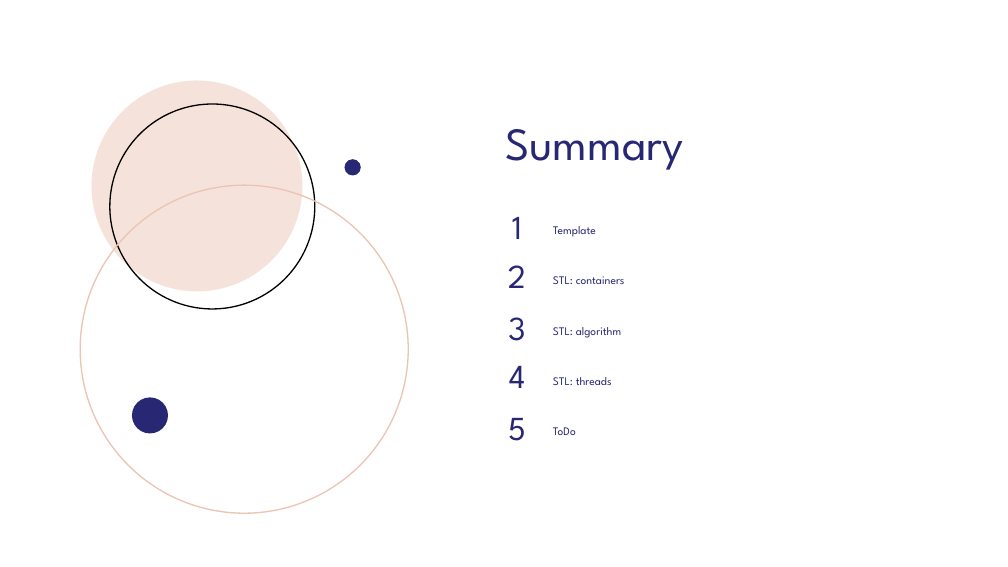
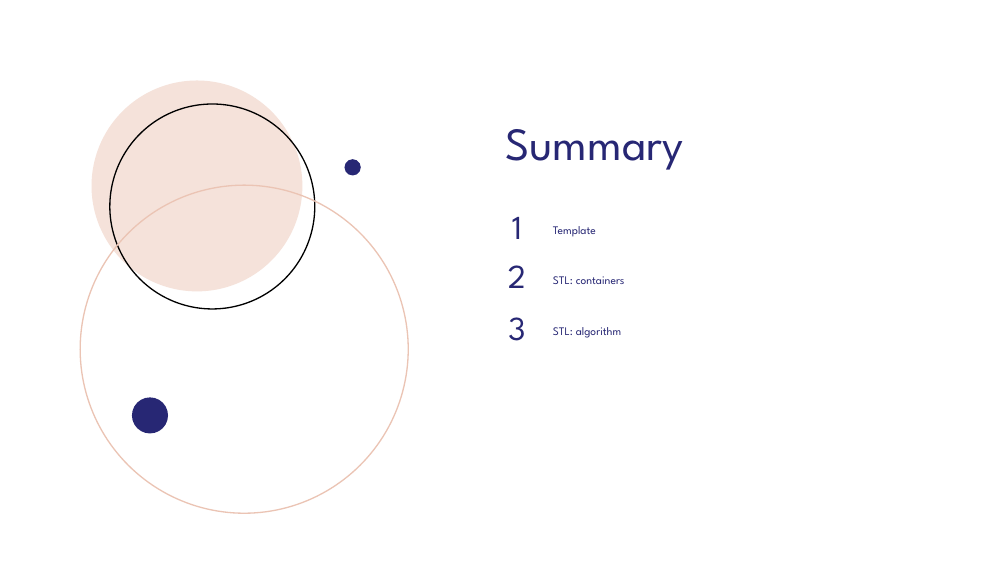
Before and after one commit to GMATZEU42/WS, a slide deck: slide 3 of WS04/WS_4.odp. Drawn at 1008x567 pixels with LibreOffice and Linux fonts; fonts in the diff are those of the drawing; background and template pictures are left out. Boxes give left, top, right and bottom in pixels: in the first picture for what was removed or moved away, otherwise in the second. Text is boxed around its words. In the diff, an @@ line names an element or a change of style, - is before the commit and + after.

```diff
--- a/WS04/WS_4.odp
+++ b/WS04/WS_4.odp
@@ text removed at bbox=[509, 366, 525, 388] @@
-4
@@ text removed at bbox=[553, 377, 612, 385] @@
-STL: threads
@@ text removed at bbox=[508, 418, 526, 441] @@
-5
@@ text removed at bbox=[553, 427, 576, 435] @@
-ToDo
```
Also in this commit, not shown: 8 other slides changed, 1 other file.
